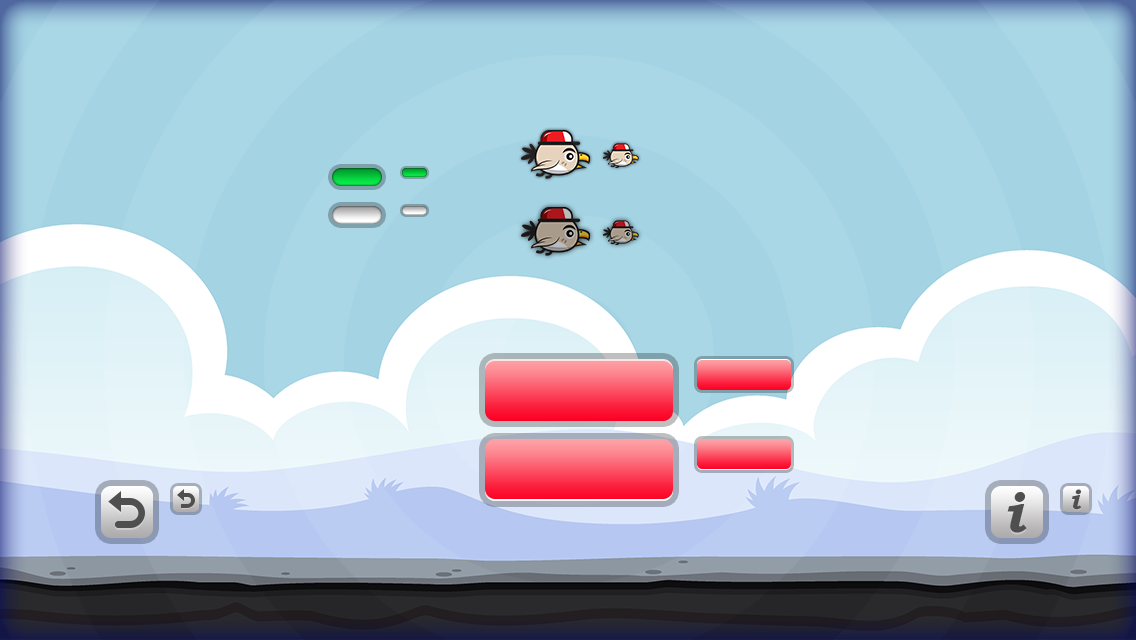
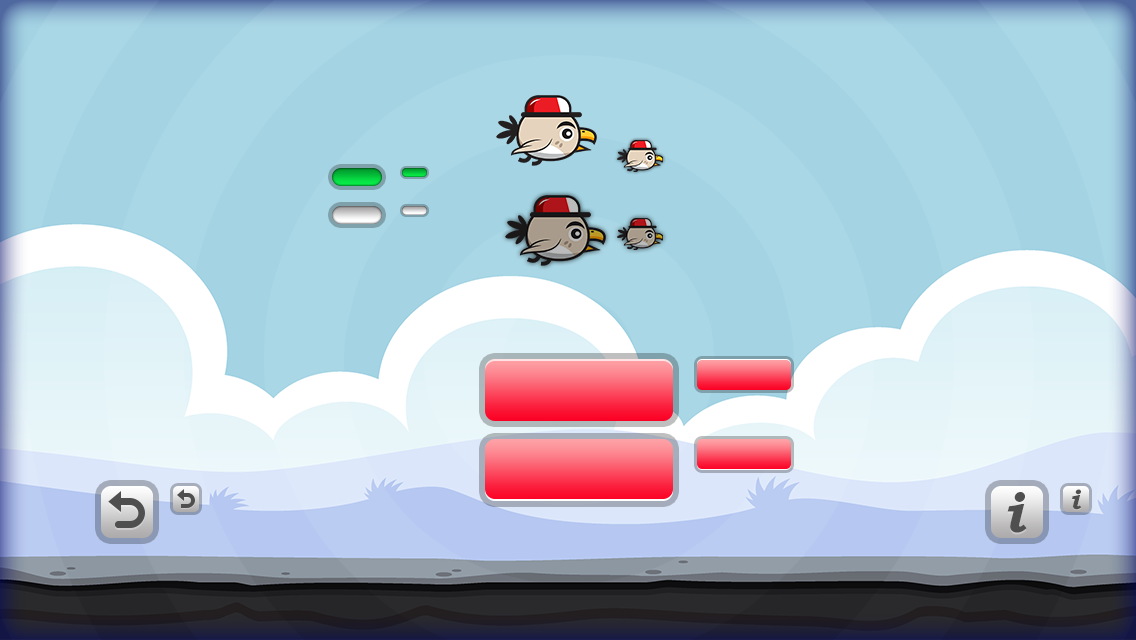
Revision of a layered 1136x640 image; what changed, layer by layer:
painted on "a3 copy" over <box>603,218,663,250</box>
painted on "a3" over <box>603,140,663,172</box>
moved "Thumb Normal Retina" above "Thumb Highlighted Retina" over <box>496,95,597,182</box>
painted on "Bird-Normal@2x.png" over <box>496,95,597,179</box>
painted on "Bird-Highlighted@2x.png" over <box>505,195,606,266</box>
